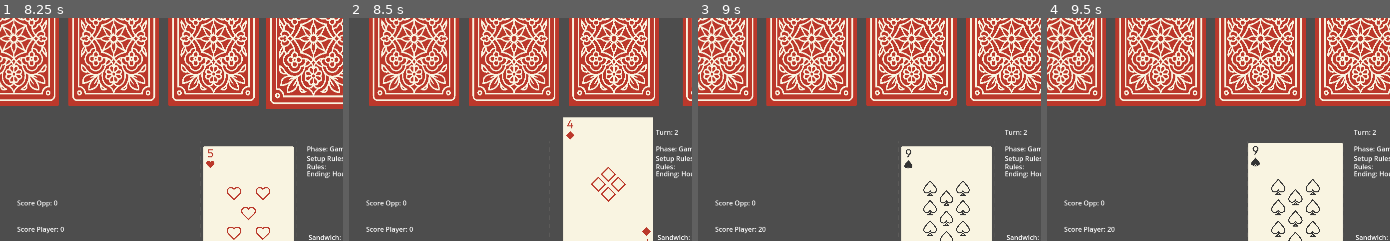
Above: before the commit, frames 1-4 (left to right).
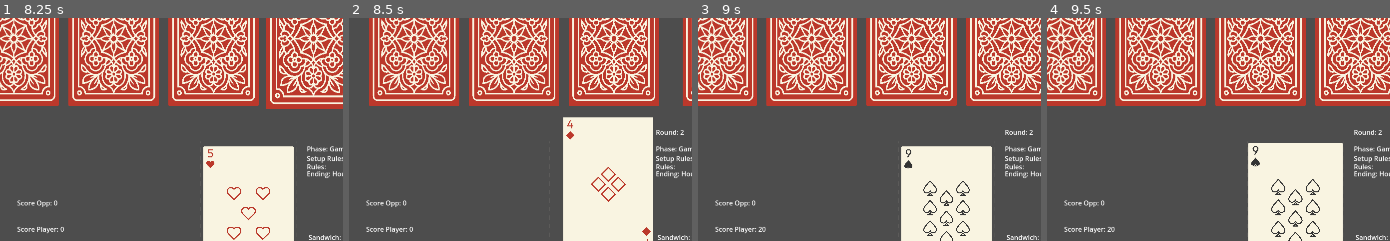
Above: after the commit, the same moments.

Repository: alicegrama/godot-card-game
Game: Godot game, scene res://Scenes/main.tscn
Two runs of this game, one before a commit and one after it. Both use one fixed random seed, a clock stepped at 60 frames per second and the inputs below.
Inputs (mouse positions are % of the whole screen's width and height, from its top left):
- Up to frame 1 (8.25 s): click "End Setup Phase" at 0.5 s; click "Take" at 1.25 s; click "End Setup Phase" at 2 s; click "Take" at 2.75 s; click "End Setup Phase" at 3.5 s; click "Take" at 4.25 s; tap Enter at 5, 7.25 s; drag from (92, 83) to (92, 5) at 5.02 s; click "POINTS" at 5.75 s; tap Space at 6.5, 8 s; drag from (92, 5) to (92, 83) at 6.52 s; move the mouse to (78, 83) at 7.27 s; click (78, 83) at 7.42 s; drag from (78, 5) to (54, 44) at 8.02 s
- Up to frame 2 (8.5 s): no input
- Up to frame 3 (9 s): drag from (78, 83) to (54, 44) at 8.77 s
- Up to frame 4 (9.5 s): no input
The pictures show only the part of the screen within x 17-67%, y 0-50%; the shares and areas given below are measured in that part.

Frame 1 is identical in both runs. In frame 2, 0.1% of the frame differs, in the area x 89-98%, y 50-53%; in frame 3, 0.1%; in frame 4, 0.1%.

Commit message:
some function descriptions

Diff:
--- a/Scenes/main.gd
+++ b/Scenes/main.gd
@@ -61,6 +61,7 @@
 var history = []
 
 func get_color(suit):
+	"""Given a suit returns the color of the suit."""
 	if suit == 's':
 		return 0
 	if suit == 'h':
@@ -78,7 +79,8 @@
 		for j in ["h", "c", "d", "s"]:
 			rules[[j, i]] = null
 	$Phase.text = "Phase: Setup phase."
-	start_game()
+	#start the setup
+	setup()
 
 
 # Called every frame. 'delta' is the elapsed time since the previous frame.
@@ -86,7 +88,7 @@
 	pass
 
 func get_rule(name, rule):
-	#given a name suit number or only number gives rule string
+	"""get the text for a given rule, given the name of a card"""
 	var text = ""
 	if rule == 1:
 		text += "%s: Give a card from the deck.\n"% [name]
@@ -103,7 +105,7 @@
 	return text
 
 func get_cardname(number):
-	#gives card name according to the number
+	"""gives a card name for face cards given its number"""
 	if number == 1:
 		return 'A'
 	if number < 11:
@@ -116,7 +118,7 @@
 		return 'K'
 
 func display_rules():
-	"""display the rules"""
+	"""display the rules of uno"""
 	var placetext = "" #text that explains the placement rules
 	var ruletext = ""
 	#Globrules:
@@ -150,7 +152,10 @@
 	$Ending.text = placetext
 
 func check_uno(prevsuit, prevnumber, suit, number):
-	#returns true if it can be played in current rules
+	"""
+	returns true if the given suit number can be played
+	in current rules on the previous suit and number
+	"""
 	if globrules[0] == 0 and globrules[1] == 0:
 		return true
 	if globrules[0] == 2:
@@ -170,29 +175,32 @@
 			return true
 
 func change_rules(number, suit, prevnumber, prevsuit):
+	"""When placement rules are broken, give the new rules where the placement of
+	the number suit, previous number suit can be allowed """
 	bot["experiment"] += 0.2 * (1-bot["experiment"])
 	if globrules[0] == 2:
+		#check if the color is the same.
 		if get_color(suit) == get_color(prevsuit):
-			print("colors now")
 			globrules[0] = 1
 			return
 	if globrules[1] == 3:
+		#check if greater is allowed
 		if number >= prevnumber:
-			print("greater now")
 			globrules[1] = 2
 			return
+		#check if smaller is allowed
 		if number <= prevnumber:
-			print("lesser now")
 			globrules[1] = 1
 			return
 	else:
-		print("all in")
+		#everything will be allowed
 		globrules[0] = 0
 		globrules[1] = 0
 
 
 
 func playable(hand):
+	"""returns the cards which can be played using the current rules."""
 	#depending on the rules return playble cards of hand
 	var prevcard = cardslot.card
 	if prevcard == null:
@@ -200,13 +208,11 @@
 	var arr = []
 	for i in hand:
 		if check_uno(prevcard.suit, prevcard.number, i.suit, i.number):
-			print(i.suit)
-			print(i.number)
-			print("next")
 			arr.append(i)
 	return arr
 
 func player_turn():
+	"""When it is the players turn, give the player interaction and set correct states."""
 	if len(playerhand.hand) == 0 or len(opponenthand.hand) == 0:
 		end_game()
 	turn = 0
@@ -228,8 +234,8 @@
 
 
 func random_choice(arr, prob):
-	#take a random choice of array with probababilities of prob
-	# prob needs to have the same length
+	"""take a random choice of an array with probababilities of prob.
+	prob needs to have the same length as arr."""
 	if len(arr) != len(prob):
 		return null
 	var p = randf()
@@ -241,8 +247,7 @@
 	return null
 
 func uno_decision(card):
-	print(bot["aggression"])
-	#the bot decides what to do in the round
+	"""on uno the bot decide the rules for his turn"""
 	#action with card
 	var rule = 0
 	if rules[[card.suit, card.number]] == 0:
@@ -285,6 +290,7 @@
 			bot[i] += 0.03* (0.4-bot[i])
 
 func opponent_turn():
+	"""oppents turn, if allowed to take action place a card which is allowed."""
 	turn = 1
 	if skip:
 		skip = false
@@ -323,6 +329,7 @@
 	turn_finished.emit()
 
 func playersetup():
+	"""A turn for the player in the setup"""
 	#player can take a action.
 	cardmanager.interaction = true
 
@@ -333,8 +340,7 @@
 		$Points.visible = true
 
 func election(pick, seed):
-	#setup choice for opponent
-	#with chance to pickcards, and set seed
+	"""setup for the opponent, with chance to pick a card, stop or set seed."""
 	var election = randf()
 	if election < pick:
 		cardmanager.draw_deck(playerhand)
@@ -354,22 +360,25 @@
 
 
 func opponentsetup():
+	"""opponents turn in the setup, with given changes given the hand size."""
 	#opponent takes a card
 	cardmanager.interaction = false
 	await get_tree().create_timer(1.0).timeout
 	var length = len(opponenthand.hand)
-	#Smaller than 3 0.7 to pick card
+	#Smaller equal than 1 pick a card
 	if length <= 1:
 		election(1, 0)
+	#Smaller then 5 pick a card with 0.8 stop with 0.2
 	elif length < 5:
 		election(0.8, 0)
-	#Smaller than 7 0.4 to pick card, 0.5 to give seed
+	#Smaller than 8 0.45 to pick card, 0.55 to give seed
 	elif length < 8:
 		election(0.45, 0.55)
-	#Else 0.25 to pick card, 0.5 to give seed
+	#else 0.25 to pick card, 0.5 to give seed, 0.25 to stop
 	else:
 		election(0.25, 0.5)
 
+	# not higher than 10 cards in the hand
 	if len(playerhand.hand) >= 10:
 		state = "choice"
 		#setup rules
@@ -383,7 +392,7 @@
 	playersetup()
 
 func setup():
-	#randomly start with
+	"""setup start, where randomly the player or the opponent start"""
 	state = "setup"
 	if randi() % 2:
 		playersetup()
@@ -391,8 +400,9 @@
 		opponentsetup()
 
 func _on_turn_finished():
+	"""an signal for ending the opponents or players turn and give it to the other."""
+	#end of a points game
 	if state == "points" and checkend():
-		print("done")
 		state = "done"
 		$Phase.text = "Phase: Finished"
 		return
@@ -415,15 +425,14 @@
 
 	else:
 		round += 1
-		$Round.text = "Turn: %d" %[round]
+		$Round.text = "Round: %d" %[round]
 		player_turn()
 
-
-func start_game():
-	setup()
-
 func take_action(suit, number, player):
-	#take the action on a given card following the rules
+	"""
+	take the action for uno given a number suit and player, following the rules.
+	Also update the bots emotion values if the player took an action.
+	"""
 	#with player being true or false
 	if player:
 		toggle_actions(false)
@@ -455,8 +464,6 @@
 			#you may look at a opponents card
 			bot["information"] += 0.2 * (1-bot["information"])
 			opponenthand.toggle_look(true)
-		else:
-			pass
 		turn_finished.emit()
 	else:
 		var rule = rules[[suit, number]]
@@ -473,7 +480,7 @@
 			cardmanager.take(opponenthand.hand.pick_random(), true)
 
 func toggle_actions(visible):
-	#toggles the action buttons you can take
+	"""toggles the action buttons you can take, to being the visible: true or false"""
 	playerstate = "action"
 	$Button.visible = visible
 	$ColorRect.visible = visible
@@ -486,6 +493,7 @@
 	opponenthand.toggle_look(visible)
 
 func _on_button_pressed() -> void:
+	"""Button pressed ending of a uno turn or ending of the setup."""
 	if state == "setup" and cardmanager.interaction:
 		state = "choice"
 		cardmanager.interaction = false
@@ -500,7 +508,8 @@
 		turn_finished.emit()
 
 func _on_uno_pressed() -> void:
-	$Round.text = "Turn 1"
+	"""start a uno turn."""
+	$Round.text = "Round 1"
 	$Button.text ="No Action"
 	$Button.visible = false
 	$ColorRect.visible = false
@@ -512,6 +521,7 @@
 	$Points.visible = false
 
 func _on_points_pressed() -> void:
+	"""start a point turn"""
 	$Phase.text = "Phase: Game maker"
 	state = "points"
 	$Uno.visible = false
@@ -525,9 +535,9 @@
 	player_turn()
 
 func add_rule(suit, number, rule):
+	"""For uno add the given rule to the card suit number."""
 	bot["rule_changer"] += 0.2 * (1-bot["rule_changer"])
 	if rules[[suit, number]] not in [null, 0]:
-		print("not zero rule")
 		rules[[suit, number]] = rule
 		return
 	for i in ["h", "c", "d", "s"]:
@@ -535,17 +545,15 @@
 			rules[[i, number]] = rule
 
 func _on_give_pressed() -> void:
+	"""The give button is pressed, the opponent is given a card."""
 	if state == "uno" and cardmanager.interaction and playerstate == "action":
 		cardmanager.draw_deck(opponenthand)
 		add_rule(cardslot.card.suit, cardslot.card.number, 1)
 		toggle_actions(false)
 		turn_finished.emit()
-	elif state == "setup" and cardmanager.interaction:
-		cardmanager.draw_deck(playerhand)
-		cardmanager.draw_deck(opponenthand)
-		opponentsetup()
 
 func _on_take_pressed() -> void:
+	"""take a card, can be done in uno as well as in the setup."""
 	if state == "uno" and cardmanager.interaction and playerstate == "card":
 		cardmanager.draw_deck(playerhand)
 		turn_finished.emit()
@@ -556,17 +564,20 @@
 
 
 func _on_skip_pressed() -> void:
+	"""The skip button adds the rule skip to the card"""
 	if state == "uno" and cardmanager.interaction and playerstate == "action":
 		add_rule(cardslot.card.suit, cardslot.card.number, 2)
 		take_action(cardslot.card.suit, cardslot.card.number, 1)
 
 
 func _on_suit_pressed() -> void:
+	"""Adds the rule to change the suit on a card."""
 	if state == "uno" and cardmanager.interaction and playerstate == "action":
 		add_rule(cardslot.card.suit, cardslot.card.number, 3)
 		take_action(cardslot.card.suit, cardslot.card.number, 1)
 
 func toggle_suitbuttons():
+	"""The buttons to change the suit of the played card"""
 	$Heart.visible = !$Heart.visible
 	$Club.visible = !$Club.visible
 	$Spade.visible = !$Spade.visible
@@ -600,7 +611,7 @@
 	state = "done"
 	$Phase.text = "Finished"
 
-#EVERYTHING EXTRA FOR THE POINTGAME
+#Underneath is every extra function for the points game
 
 func initial_rules():
 	"""decide the initial rules of the points game"""
@@ -619,6 +630,7 @@
 	pointscore()
 
 func check_rule_decay():
+	"""Removes rules to reduce clutter."""
 	var nrules = len(pointrules)
 	var decay_prob = max(0, (nrules-3)*0.1)
 	if pointrules and randf() < decay_prob:
@@ -667,31 +679,39 @@
 			elif not pointrules.any(func(arr): return arr.size() > 0 and arr[0] == 3):
 				pointrules.append([3])
 				return
-
+	#destroy rule
 	if history[-1][1] == 7 and not pointrules.any(func(arr): return arr.size() > 0 and arr[0] == 4):
 		probs.append(40)
 		weighted_candidates.append([4])
+	# swap on J
 	if history[-1][1] == 11 and not pointrules.any(func(arr): return arr.size() > 0 and arr[0] == 5):
 		weighted_candidates.append([5])
 		probs.append(30)
+	# 2 adds a card to the hand
 	if history[-1][1] == 2 and not pointrules.any(func(arr): return arr.size() > 0 and arr[0] == 6):
 		weighted_candidates.append([6])
 		probs.append(30)
+	# even odd
 	if not pointrules.any(func(arr): return arr.size() > 0 and arr[0] == 7):
 		weighted_candidates.append([7, (history[-1][1]%2) == 1])
 		probs.append(15)
+	# low cards
 	if history[-1][1] <= 5 and not pointrules.any(func(arr): return arr.size() > 0 and arr[0] == 8):
 		weighted_candidates.append([8])
 		probs.append(15)
+	# face cards
 	if history[-1][1] >= 11 and not pointrules.any(func(arr): return arr.size() > 0 and arr[0] == 9):
 		weighted_candidates.append([9])
 		probs.append(10)
+	# ranks
 	if not pointrules.any(func(arr): return arr.size() > 0 and arr[0] == 10):
 		weighted_candidates.append([10, history[-1][1]])
 		probs.append(20)
+	# suits
 	if [11, history[-1][0]] not in pointrules and len(pointrules.filter(func(arr): return arr.size() > 0 and arr[0] == 11)) <2:
 		weighted_candidates.append([11, history[-1][0]])
 		probs.append(10)
+	# choose candidate
 	if weighted_candidates:
 		var total = 0
 		for i in probs:
@@ -740,8 +760,9 @@
 		pointrules.append(random_choice(weighted_candidates, probs))
 
 func pointscore():
-	#returns value of top card
-	#and now also updates the rules on the label
+	"""returns value of top card
+	and now also updates the rules on the label.
+	"""
 	var score = 0
 	var textrules = ""
 	for i in pointrules:
@@ -798,6 +819,7 @@
 	return score
 
 func value_rule():
+	"""return the value of the card"""
 	if len(history) == 0:
 		return 0
 	if len(history) > 0 and history [-1][1] == 1:
@@ -805,12 +827,14 @@
 	return history[-1][1]
 
 func sandwich_rule():
+	"""30 points if there is a card between two identical numbers"""
 	if len(history) >= 3 and history[-1][1] == history[-3][1]:
 		#current rank is the same as two back
 		return 30 + history[-1][1]
 	return 0
 
 func chain_rule():
+	"""When 3 card after eachother and differece 1 as numbers give 50 points."""
 	if len(history) >= 3:
 		var card = history[-1]
 		var prev = history[-2]
@@ -820,6 +844,7 @@
 	return 0
 
 func sequence_rule():
+	""""""
 	if len(history) >= 3:
 		var card = history[-1]
 		var prev = history[-2]
